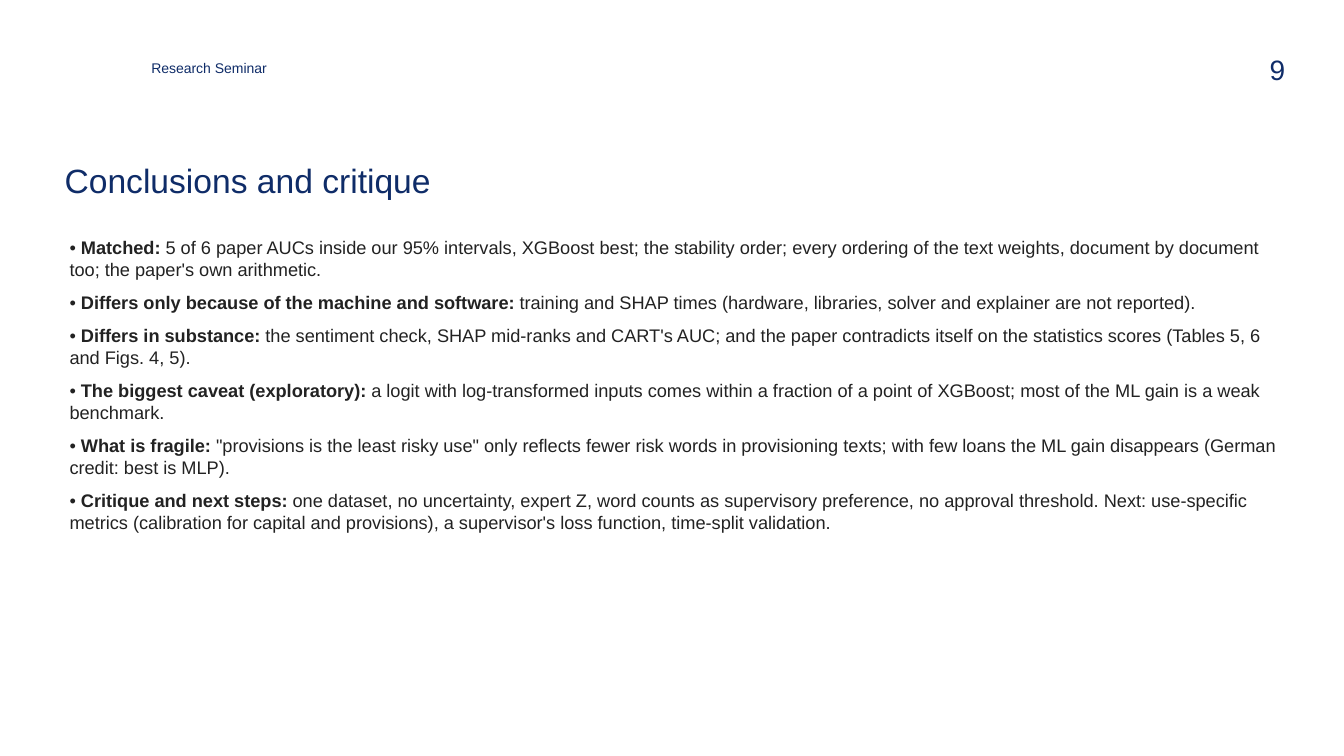
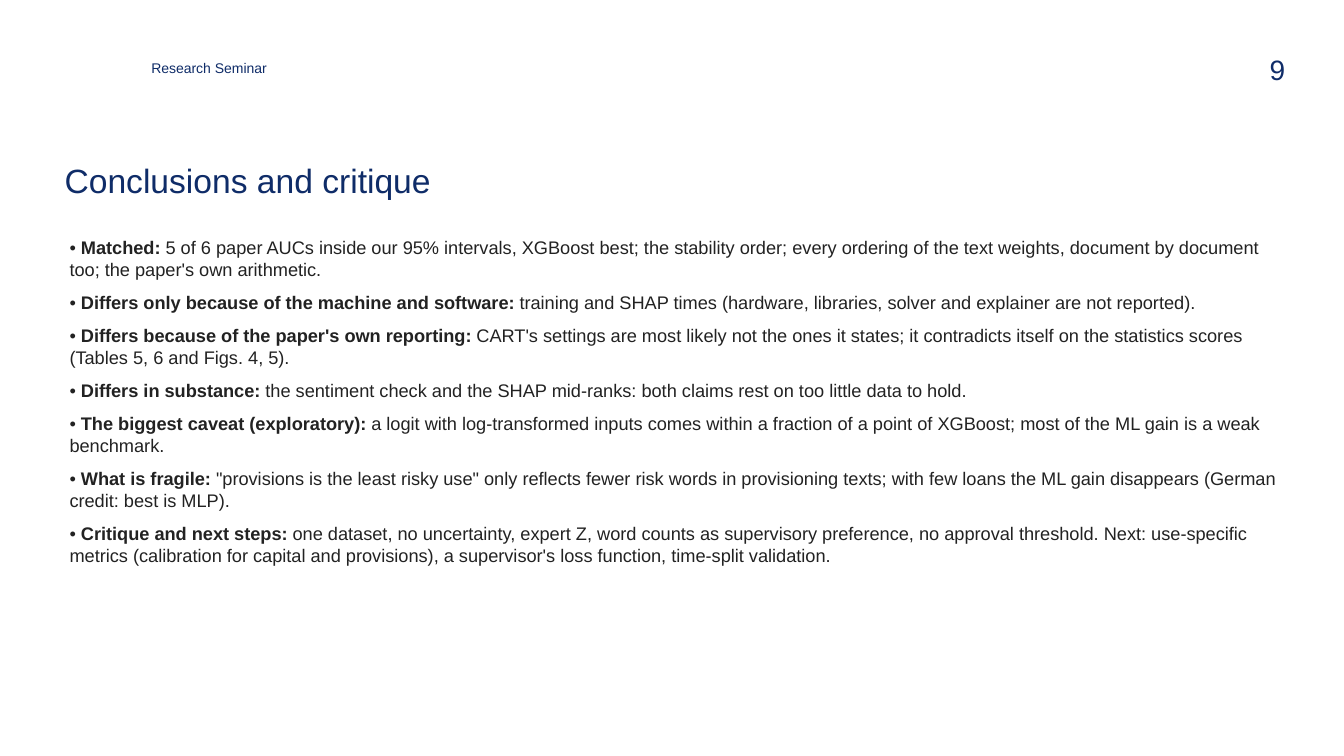
Before and after one commit to zavaz5/ml-model-risk, a slide deck: slide 9 of docs/presentation.pptx. Drawn at 1344x756 pixels with LibreOffice and Linux fonts; fonts in the diff are those of the drawing; background and template pictures are left out. Boxes give left, top, right and bottom in pixels: in the first picture for what was removed or moved away, otherwise in the second. Text is boxed around its words. In the diff, an @@ line names an element or a change of style, - is before the commit and + after.

Commit message:
Present the CART gap as a difference in the tree's settings, not in the method
Slide 4 says we fit the depth-7 tree the paper describes and that only a
pruned (rpart-style) or depth-10 tree gives its 80.4; slide 9 moves CART from
substantive differences to the paper's own reporting.

```diff
--- a/docs/presentation.pptx
+++ b/docs/presentation.pptx
@@ text at box(70, 328, 1242, 397): text changed @@
-• Differs in substance: the sentiment check, SHAP mid-ranks and CART's AUC; and the paper contradicts itself on the statistics scores (Tables 5, 6 and Figs. 4, 5).
+• Differs because of the paper's own reporting: CART's settings are most likely not the ones it states; it contradicts itself on the statistics scores (Tables 5, 6 and Figs. 4, 5).
+• Differs in substance: the sentiment check and the SHAP mid-ranks: both claims rest on too little data to hold.
```
Also in this commit, not shown: 1 other slide changed, 4 other files.
